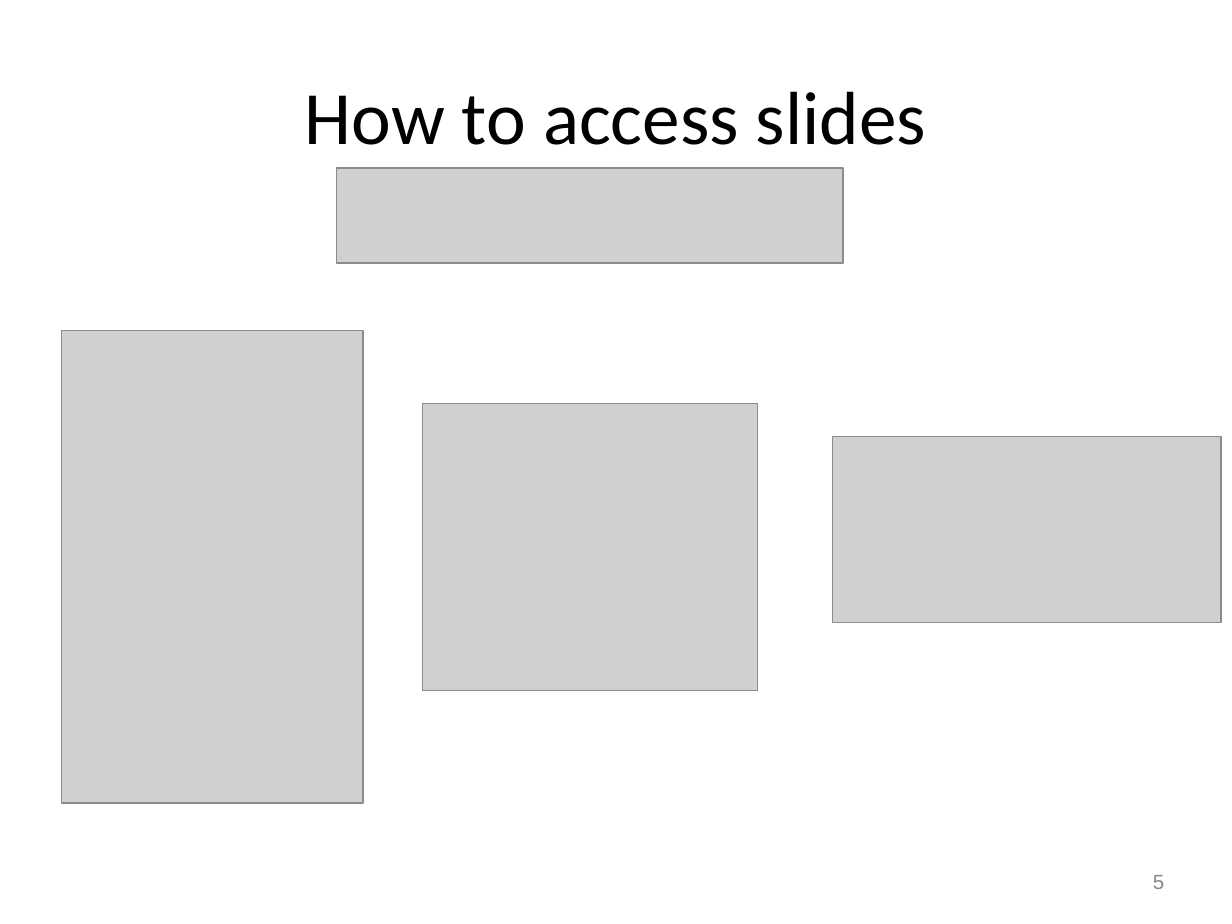
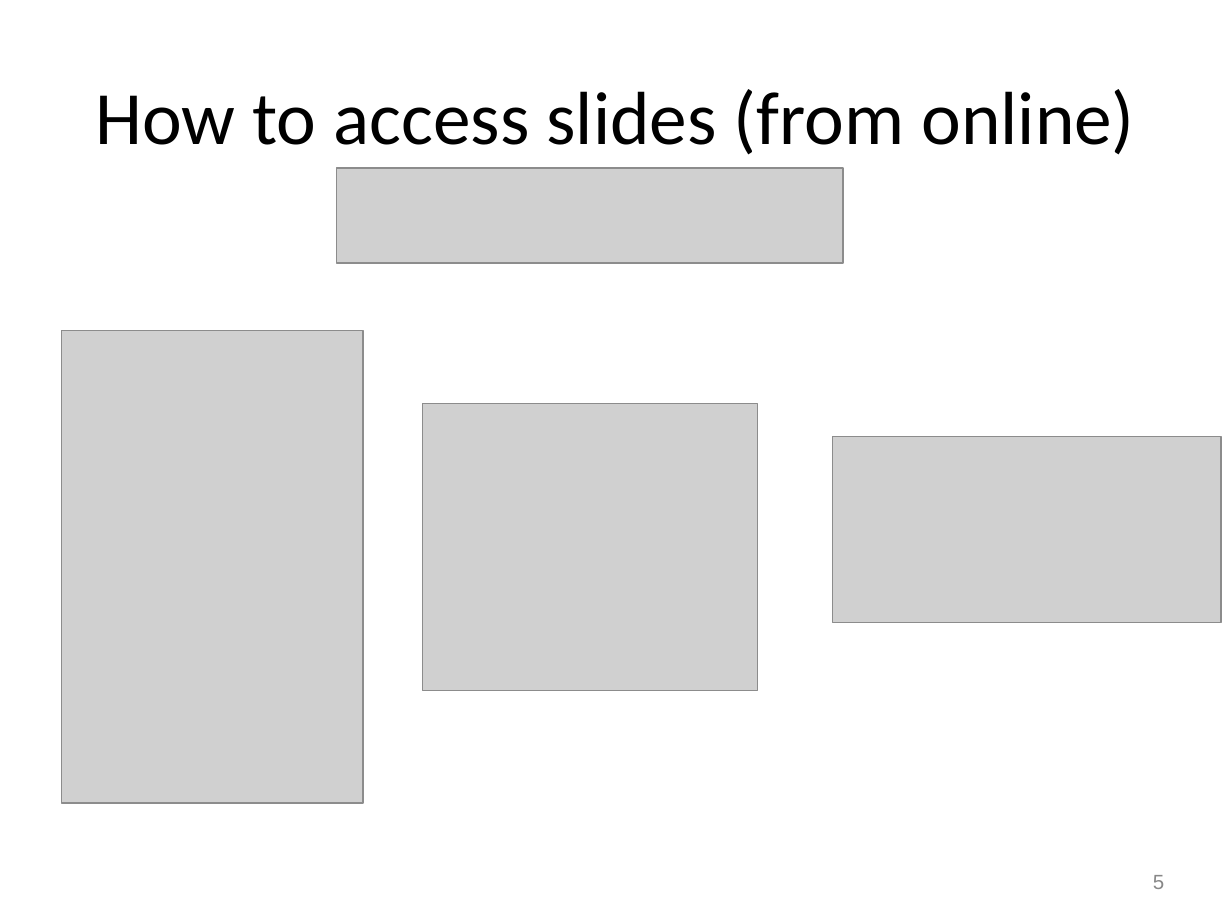
Before and after one commit to RHIT-CSSE/csse220, a slide deck: slide 5 of ClassMaterials/ArraysAndLists/Slides/Arrays and Lists.pptx. Drawn at 1232x924 pixels with LibreOffice and Linux fonts; fonts in the diff are those of the drawing; grey boxes stand for pictures. Boxes give left, top, right and bottom in pixels: in the first picture for what was removed or moved away, otherwise in the second. Text is boxed around its words. In the diff, an @@ line names an element or a change of style, - is before the commit and + after.

```diff
--- a/ClassMaterials/ArraysAndLists/Slides/Arrays and Lists.pptx
+++ b/ClassMaterials/ArraysAndLists/Slides/Arrays and Lists.pptx
@@ title at box(95, 89, 1134, 155): text changed @@
-How to access slides
+How to access slides (from online)
```
Also in this commit, not shown: 1 slide added, 7 other files.
